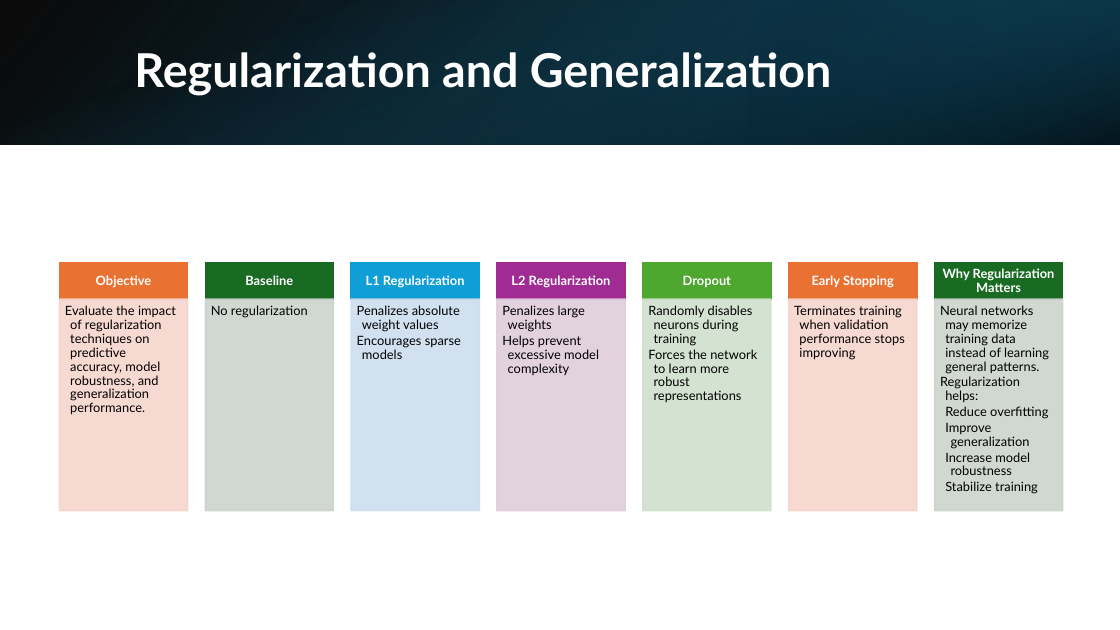
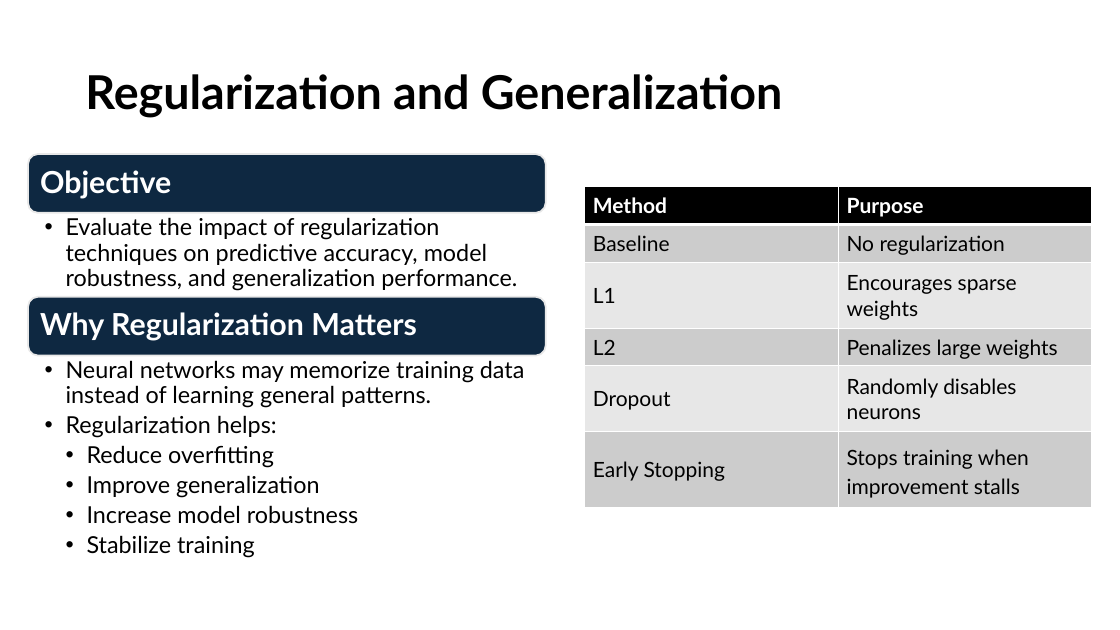
Before and after one commit to niecestroa/pro-ibm-ml-course-projects, a slide deck: slide 24 of neural-network-optimization/report/Deep Learning for Wine Quality Prediction.pptx (slide 25 before the commit). Drawn at 1120x630 pixels with LibreOffice and Linux fonts; fonts in the diff are those of the drawing. Boxes give left, top, right and bottom in pixels: in the first picture for what was removed or moved away, otherwise in the second. Text is boxed around its words. In the diff, an @@ line names an element or a change of style, - is before the commit and + after.

```diff
--- a/neural-network-optimization/report/Deep Learning for Wine Quality Prediction.pptx
+++ b/neural-network-optimization/report/Deep Learning for Wine Quality Prediction.pptx
@@ rectangle removed at <box>0,0,1120,145</box> @@
@@ rectangle removed at <box>0,0,1120,145</box> @@
@@ rectangle removed at <box>747,0,1120,145</box> @@
@@ title "Regularization and Generalization": place and size @@
-title "Regularization and Generalization" at <box>134,52,832,96</box>
+title "Regularization and Generalization" at <box>85,74,783,118</box>
@@ title "Regularization and Generalization" at <box>85,74,783,118</box>: text colour #FFFFFF to #000000 @@
@@ rounded rectangle added at <box>28,154,545,213</box>, fill #0E2841, outline #E8E8E8 1.5 pt @@
@@ text "Objective": place and size @@
-text "Objective" at <box>96,275,152,288</box>
+text "Objective" at <box>40,170,171,198</box>
@@ text "Objective" at <box>40,170,171,198</box>: size 11 to 26 pt; alignment centre to left; more space between paragraphs @@
@@ table added at <box>585,187,1092,507</box>, 6 rows, 2 columns @@
+Method | Purpose
+Baseline | No regularization
+L1 | Encourages sparse weights
+L2 | Penalizes large weights
+Dropout | Randomly disables neurons
+Early Stopping | Stops training when improvement stalls
@@ text "Evaluate the impact of regularization ...": place and size @@
-text "Evaluate the impact of regularization ..." at <box>65,305,176,415</box>
+text "Evaluate the impact of regularization ..." at <box>66,217,517,291</box>
@@ text "Evaluate the impact of regularization ..." at <box>66,217,517,291</box>: size 11 to 20 pt; bullet none to •; more space between paragraphs @@
@@ rounded rectangle added at <box>28,297,545,355</box>, fill #0E2841, outline #E8E8E8 1.5 pt @@
@@ group removed at <box>60,263,1063,511</box>: 14 rectangles, 10 texts @@
-Baseline
-  No regularization
-L1 Regularization
-  Penalizes absolute weight values
-  Encourages sparse models
-L2 Regularization
-  Penalizes large weights
-  Helps prevent excessive model complexity
-Dropout
-  Randomly disables neurons during training
-  Forces the network to learn more robust representations
-Early Stopping
-  Terminates training when validation performance stops improving
@@ text "Why Regularization Matters" at <box>40,312,417,341</box>: size 11 to 26 pt; alignment centre to left; more space between paragraphs @@
@@ text "Why Regularization Matters": place and size @@
-text "Why Regularization Matters" at <box>943,268,1055,292</box>
+text "Why Regularization Matters" at <box>40,312,417,341</box>
@@ text "Neural networks may memorize training ..." at <box>66,360,525,558</box>: size 11 to 20 pt; bullet none to •; more space between paragraphs @@
@@ text "Neural networks may memorize training ...": place and size @@
-text "Neural networks may memorize training ..." at <box>940,305,1049,494</box>
+text "Neural networks may memorize training ..." at <box>66,360,525,558</box>
```
Also in this commit, not shown: 19 other slides changed, 5 slides added, 6 slides removed, 6 other files.
